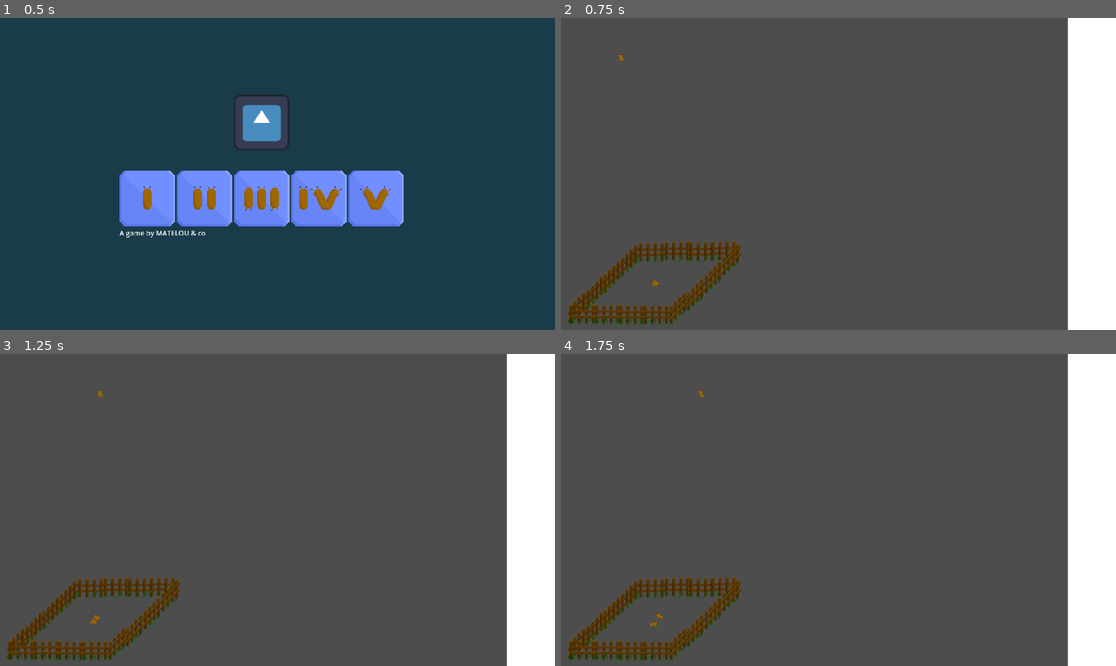
Above: before the commit, frames 1-4 (two rows, left to right).
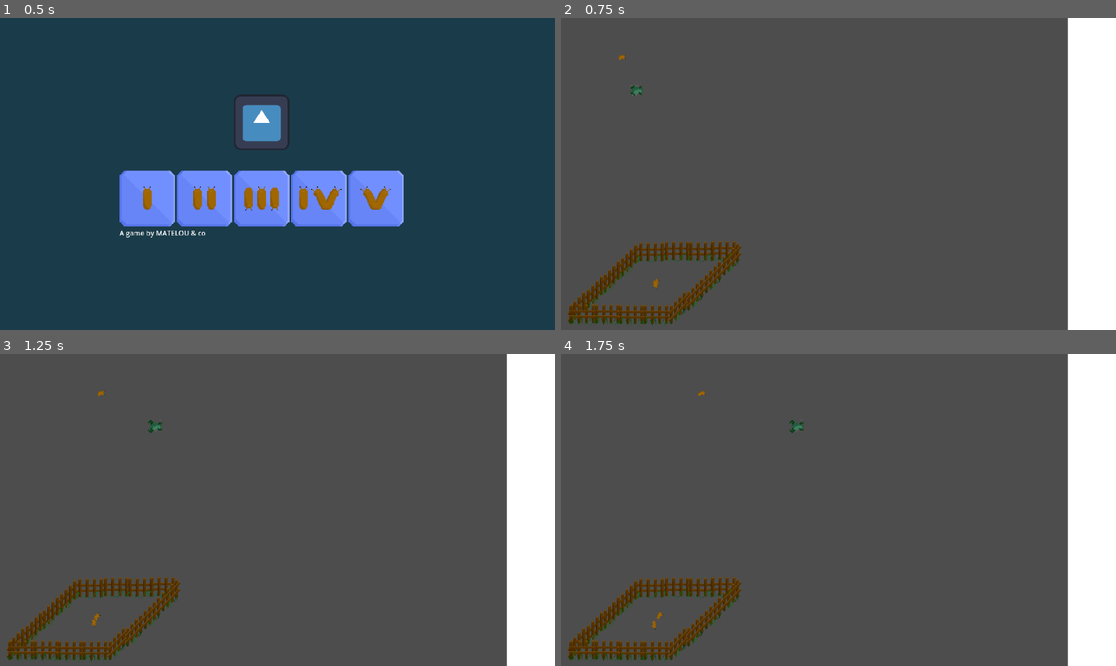
Above: after the commit, the same moments.

Repository: Skyepulse/LudumDare56
Game: Godot game, scene res://Level Scenes/control.tscn
Same seed, same stepped clock (60 frames per second), same inputs: the game is played once before the commit and once after it. This scene is started directly instead of the project's main scene. The engine's default icon, where the game draws it, is replaced by a stand-in: a white triangle on a blue panel in a dark square.
Inputs (mouse positions are in pixels of both pictures, inside the frame that each line leads up to):
- Up to frame 1 (0.5 s): no input
- Up to frame 2 (0.75 s): click (710, 198) at 0.5 s
- Up to frame 3 (1.25 s): no input
- Up to frame 4 (1.75 s): move the mouse to (660, 394) at 1.27 s; click (660, 394) at 1.42 s

Frame 1 is identical in both runs. In frame 2, less than 0.1% of the frame differs, in the area x 10-18%, y 11-87%; in frame 3, 0.1%; in frame 4, 0.1%, in the area x 15-44%, y 11-89%.

Commit message:
added toad

Diff:
--- a/Level Scenes/Level1.tscn
+++ b/Level Scenes/Level1.tscn
@@ -1,10 +1,11 @@
-[gd_scene load_steps=4 format=3 uid="uid://xtcc75vdkcyi"]
+[gd_scene load_steps=5 format=3 uid="uid://xtcc75vdkcyi"]
 
 [ext_resource type="PackedScene" uid="uid://4vvxaoggeiqn" path="res://PrefabScenes/vivier.tscn" id="1_1lgaw"]
 [ext_resource type="PackedScene" uid="uid://d0h4t8bmmobpp" path="res://Level Scenes/slug.tscn" id="1_qi1dv"]
 [ext_resource type="PackedScene" uid="uid://brxn3wghyn815" path="res://PrefabScenes/winning_line.tscn" id="3_o5yjo"]
+[ext_resource type="PackedScene" uid="uid://s2nwtxsi3sdt" path="res://Level Scenes/toad.tscn" id="4_syjkf"]
 
-[node name="Node2D" type="Node2D"]
+[node name="Node2D2" type="Node2D"]
 
 [node name="Slug" parent="." instance=ExtResource("1_qi1dv")]
 position = Vector2(98, 83)
@@ -15,3 +16,7 @@
 
 [node name="WinningLine" parent="." instance=ExtResource("3_o5yjo")]
 position = Vector2(1102, 291)
+
+[node name="Toad" parent="." instance=ExtResource("4_syjkf")]
+position = Vector2(101, 151)
+state = 2
--- a/Level Scenes/Level2.tscn
+++ b/Level Scenes/Level2.tscn
@@ -1,5 +1,5 @@
 [gd_scene format=3 uid="uid://dd0ko2clldqka"]
 
-[node name="Node2D" type="Node2D"]
+[node name="Node2D2" type="Node2D"]
 
 [node name="Camera2D" type="Camera2D" parent="."]
--- a/Level Scenes/slug.tscn
+++ b/Level Scenes/slug.tscn
@@ -27,6 +27,7 @@
 ui_sprite = ExtResource("2_kwfaj")
 
 [node name="AnimatedSprite2D" parent="." index="0"]
+rotation = 1.5708
 sprite_frames = SubResource("SpriteFrames_10orl")
 autoplay = "default"
 frame_progress = 0.393228
--- /dev/null
+++ b/Level Scenes/toad.tscn
@@ -0,0 +1,46 @@
+[gd_scene load_steps=8 format=3 uid="uid://s2nwtxsi3sdt"]
+
+[ext_resource type="Script" path="res://Scripts/animal.gd" id="1_tcvpb"]
+[ext_resource type="Texture2D" uid="uid://6fb6twl3vvbb" path="res://Sprites/frog1.png" id="2_getoe"]
+[ext_resource type="Texture2D" uid="uid://crysvwc8statm" path="res://Sprites/frog2.png" id="3_860rb"]
+[ext_resource type="Script" path="res://Scripts/drag_and_drop.gd" id="4_sv2ja"]
+
+[sub_resource type="SpriteFrames" id="SpriteFrames_oiok5"]
+animations = [{
+"frames": [{
+"duration": 1.0,
+"texture": ExtResource("2_getoe")
+}, {
+"duration": 1.0,
+"texture": ExtResource("3_860rb")
+}],
+"loop": true,
+"name": &"default",
+"speed": 5.0
+}]
+
+[sub_resource type="CircleShape2D" id="CircleShape2D_ddef6"]
+
+[sub_resource type="CircleShape2D" id="CircleShape2D_rpnb3"]
+radius = 12.0
+
+[node name="Toad" type="CharacterBody2D"]
+script = ExtResource("1_tcvpb")
+speed = 20000
+type = 2
+ui_sprite = ExtResource("2_getoe")
+
+[node name="AnimatedSprite2D" type="AnimatedSprite2D" parent="."]
+rotation = 1.5708
+sprite_frames = SubResource("SpriteFrames_oiok5")
+autoplay = "default"
+
+[node name="CollisionShape2D" type="CollisionShape2D" parent="."]
+position = Vector2(-1, 0)
+shape = SubResource("CircleShape2D_ddef6")
+
+[node name="Area2D" type="Area2D" parent="."]
+script = ExtResource("4_sv2ja")
+
+[node name="CollisionShape2D" type="CollisionShape2D" parent="Area2D"]
+shape = SubResource("CircleShape2D_rpnb3")
--- a/PrefabScenes/vivier.tscn
+++ b/PrefabScenes/vivier.tscn
@@ -9,7 +9,7 @@
 [sub_resource type="RectangleShape2D" id="RectangleShape2D_28xw4"]
 size = Vector2(5, 200)
 
-[node name="Node2D" type="Node2D"]
+[node name="Node2D2" type="Node2D"]
 script = ExtResource("1_m35fy")
 
 [node name="Murs" type="Node2D" parent="."]
--- a/Scripts/winningLine.gd
+++ b/Scripts/winningLine.gd
@@ -57,11 +57,11 @@
     check_win()
 
 func check_win():
-    if time_left > 0:
-        return
     if total_current_points >= total_needed_points:
         has_won = true
         emit_signal("win")
+    elif time_left > 0:
+        return
     else:
         has_lost = true
         emit_signal("lose")
